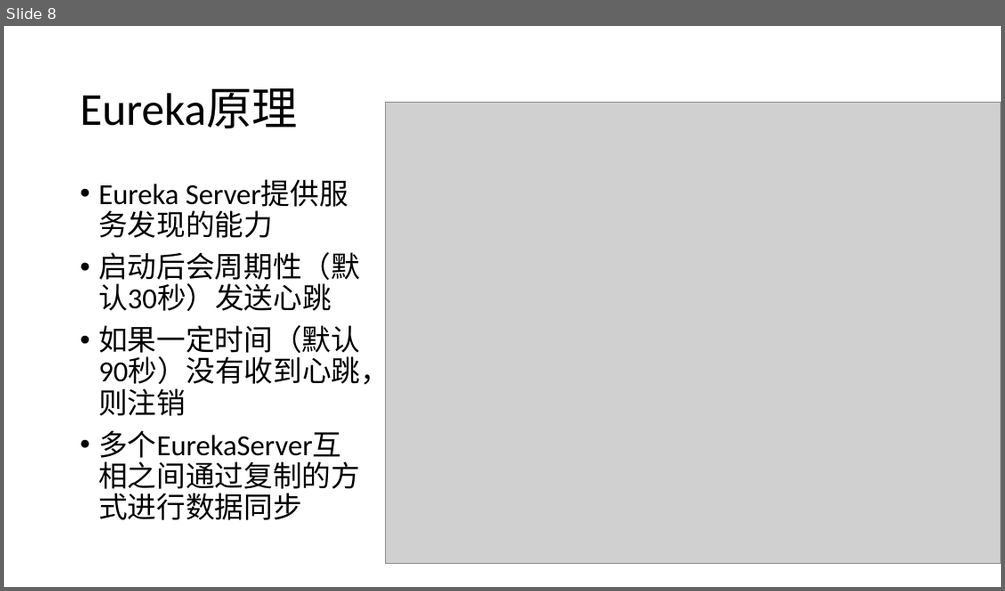
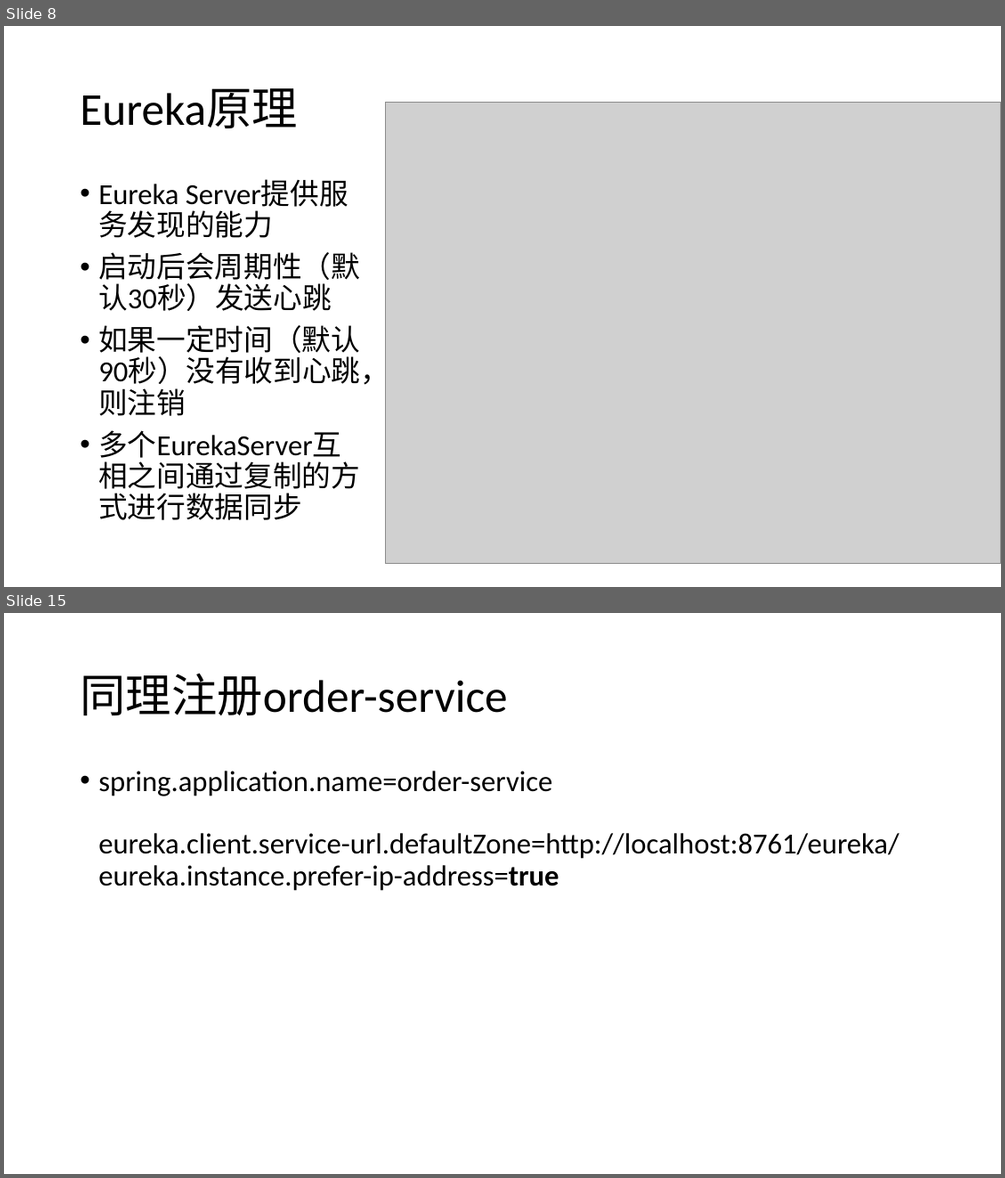
Before and after one commit to airuitian/MicroService, a slide deck: spring-cloud/服务注册与发现.pptx. Shown one above the other, each under a label of ours: slide 8 before the commit, slides 8 and 15 after it; the slides between them are not shown. The pictures are 1005x591 and 1005x1178 pixels, drawn with LibreOffice and Linux fonts; fonts in the diff are those of the drawing; grey boxes stand for pictures. Boxes give left, top, right and bottom in pixels: in the first picture for what was removed or moved away, otherwise in the second. Text is boxed around its words. In the diff, an @@ line names an element or a change of style, - is before the commit and + after.

```diff
--- a/spring-cloud/服务注册与发现.pptx
+++ b/spring-cloud/服务注册与发现.pptx
@@ slide 15 added at (4,613,1001,1174), background #FFFFFF @@
@@ title added at (80,673,507,716), 44 pt, text #000000 @@
+同理注册order-service
@@ text added at (98,771,898,891), 28 pt, text #000000 @@
+• spring.application.name=order-service
+  eureka.client.service-url.defaultZone=http://localhost:8761/eureka/
+  eureka.instance.prefer-ip-address=true
```
Also in this commit, not shown: 1 slide changed, 30 other slides added, 2 other files.
